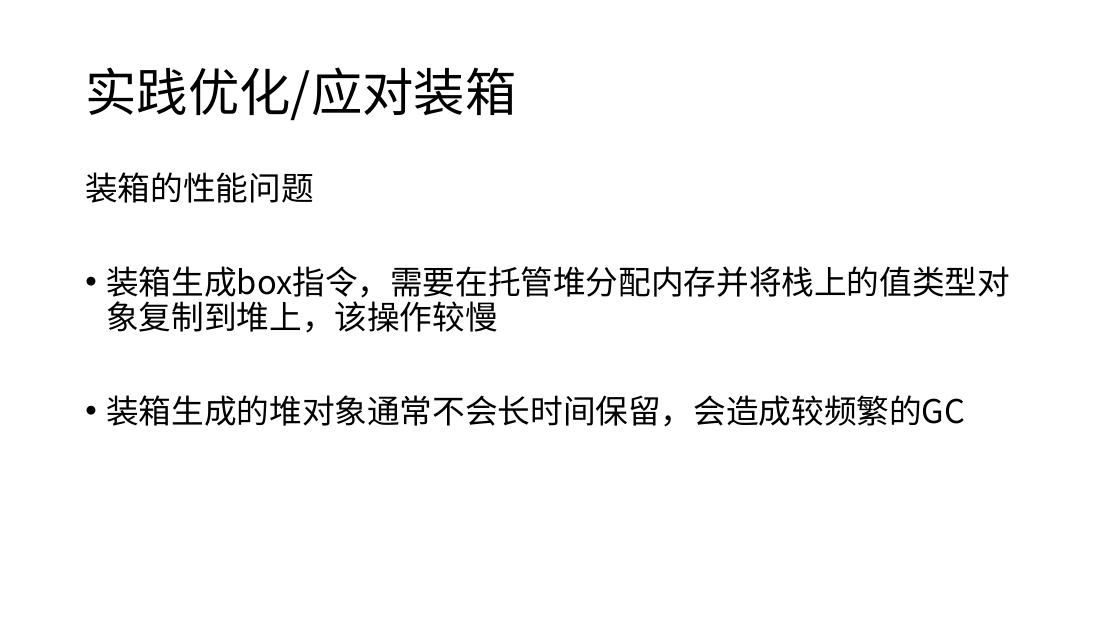
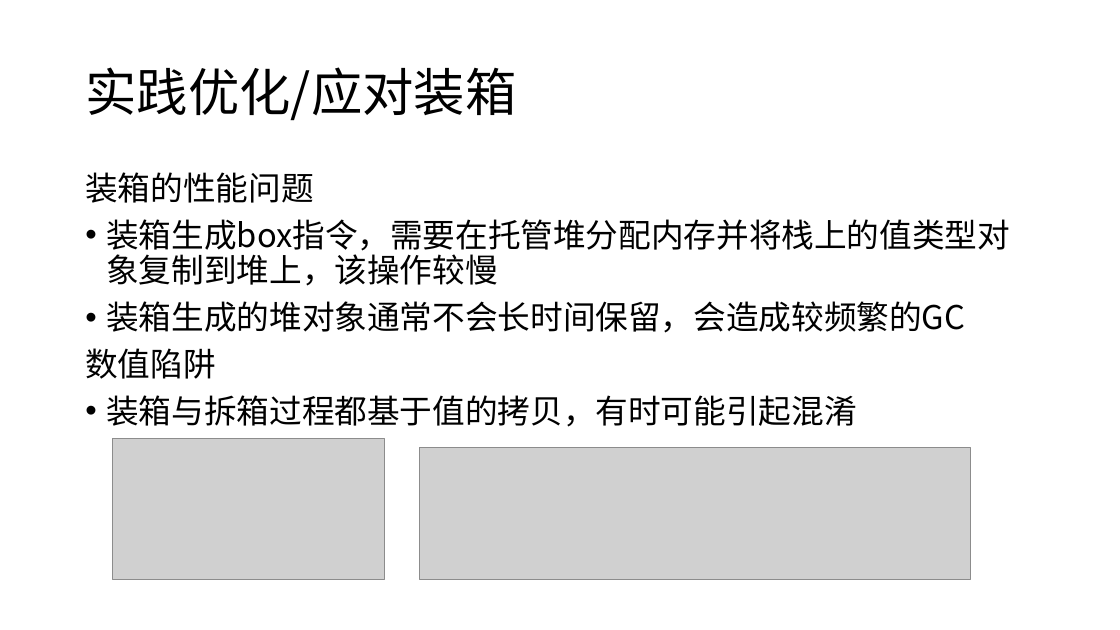
Before and after one commit to snakealpha/DotNetSession, a slide deck: slide 18 of pptx.pptx.pptx. Drawn at 1120x630 pixels with LibreOffice and Linux fonts; fonts in the diff are those of the drawing; grey boxes stand for pictures. Boxes give left, top, right and bottom in pixels: in the first picture for what was removed or moved away, otherwise in the second. Text is boxed around its words. In the diff, an @@ line names an element or a change of style, - is before the commit and + after.

```diff
--- a/pptx.pptx.pptx
+++ b/pptx.pptx.pptx
@@ text at bbox=[85, 348, 856, 427]: paragraphs added @@
+数值陷阱
+• 装箱与拆箱过程都基于值的拷贝，有时可能引起混淆
@@ picture added at bbox=[113, 439, 384, 581] @@
@@ picture added at bbox=[420, 448, 970, 580] @@
```
Also in this commit, not shown: 4 other slides changed, 3 slides added, 2 slides removed, 1 other file.
